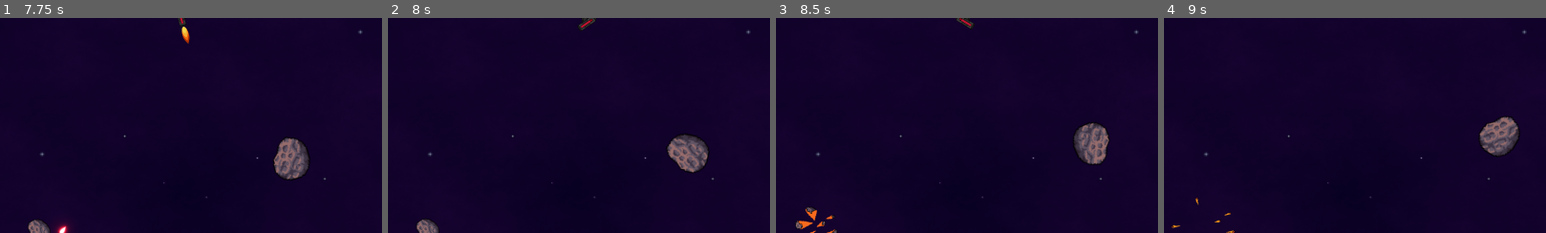
Above: before the commit, frames 1-4 (left to right).
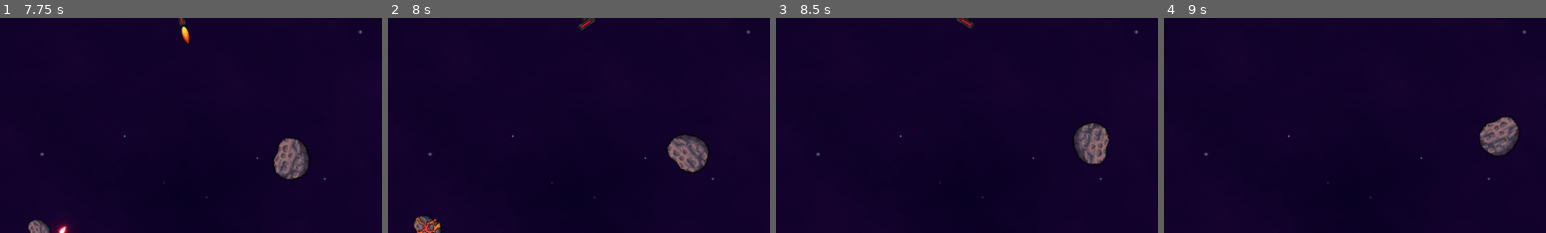
Above: after the commit, the same moments.

Repository: Akib306/Astroids_Arcade_Game
Game: Godot game, scene res://Root.tscn
Two runs of this game, one before a commit and one after it. Both use one fixed random seed, a clock stepped at 60 frames per second and the inputs below.
Inputs:
- Up to frame 1 (7.75 s): tap Enter at 0.5 s; hold Right (ui_right) 0.53-1.28 s; tap Space (ui_select) at 0.77, 1.52, 3.02, 3.77, 4.52, 6.02, 6.77, 7.52 s; hold Left (ui_left) 1.28-2.03 s; hold Right (ui_right) 2.03-3.53 s; hold Left (ui_left) 3.53-5.78 s; hold Right (ui_right) from 5.78 s (still down)
- Up to frame 2 (8 s): keep holding Right (ui_right)
- Up to frame 3 (8.5 s): release Right (ui_right) at 8.03 s; hold Left (ui_left) from 8.03 s (still down)
- Up to frame 4 (9 s): keep holding Left (ui_left)
The pictures show only the part of the screen within x 10-60%, y 50-100%; the shares and areas given below are measured in that part.

Frame 1 is identical in both runs. In frame 2, 0.4% of the frame differs, in the area x 6-14%, y 91-100%; in frame 3, 0.4%; in frame 4, less than 0.1%.

Commit message:
Added feature: Particles are emitted from the player ship (sparks/fire showing damage) when hit by an asteroid.

Diff:
--- a/asteroid.tscn
+++ b/asteroid.tscn
@@ -59,7 +59,7 @@
 }],
 "loop": false,
 "name": &"default",
-"speed": 5.0
+"speed": 12.0
 }]
 
 [node name="asteroid" type="Area2D"]
--- a/player.gd
+++ b/player.gd
@@ -11,6 +11,7 @@
 # Flags to track if animations are playing
 var warp_animation_playing = false
 var shooting_animation_playing = false
+var sparks_animation_playing = false
 
 # Called when the node enters the scene tree for the first time.
 func _ready() -> void:
@@ -25,6 +26,16 @@
 	$ShootingAnimation.visible = false
 	# Connect the animation_finished signal for shooting animation
 	$ShootingAnimation.frame_changed.connect(_on_ShootingAnimation_frame_changed)
+
+	# Ensure CollisionSparks is initially hidden
+	$CollisionSparks.visible = false
+
+	# Connect the area_entered signal
+	area_entered.connect(_on_player_area_entered)
+
+	# Connect the animation_finished signal for CollisionSparks
+	$CollisionSparks.animation_finished.connect(_on_CollisionSparks_animation_finished)
+
 
 # Called every frame. 'delta' is the elapsed time since the previous frame.
 func _process(delta: float) -> void:
@@ -154,3 +165,15 @@
 		shooting_animation_playing = false
 		$ShootingAnimation.visible = false
 		$ShootingAnimation.stop()
+
+func _on_player_area_entered(area: Area2D) -> void:
+	if area is asteroid:
+		# Play CollisionSparks animation
+		if not sparks_animation_playing:
+			sparks_animation_playing = true
+			$CollisionSparks.visible = true
+			$CollisionSparks.play("default")
+
+func _on_CollisionSparks_animation_finished():
+	sparks_animation_playing = false
+	$CollisionSparks.visible = false
--- a/player.tscn
+++ b/player.tscn
@@ -7,6 +7,43 @@
 [ext_resource type="Texture2D" uid="uid://ci07wtgxtt13o" path="res://Assets/warpAnimation.png" id="5_p112b"]
 [ext_resource type="Texture2D" uid="uid://dbqgffd25fc2o" path="res://Assets/shooting animation.png" id="6_ukyk3"]
 [ext_resource type="AudioStream" uid="uid://drm1mbhocw2hv" path="res://Assets/BulletFireAudio.mp3" id="7_d12ll"]
+[ext_resource type="Texture2D" uid="uid://dh1qa7alfshw5" path="res://Assets/sparks.png" id="8_jsntm"]
+
+[sub_resource type="AtlasTexture" id="AtlasTexture_src4y"]
+atlas = ExtResource("8_jsntm")
+region = Rect2(0, 192, 64, 64)
+
+[sub_resource type="AtlasTexture" id="AtlasTexture_uamgo"]
+atlas = ExtResource("8_jsntm")
+region = Rect2(64, 192, 64, 64)
+
+[sub_resource type="AtlasTexture" id="AtlasTexture_7xlvc"]
+atlas = ExtResource("8_jsntm")
+region = Rect2(128, 192, 64, 64)
+
+[sub_resource type="AtlasTexture" id="AtlasTexture_a8csk"]
+atlas = ExtResource("8_jsntm")
+region = Rect2(192, 192, 64, 64)
+
+[sub_resource type="SpriteFrames" id="SpriteFrames_lu0ik"]
+animations = [{
+"frames": [{
+"duration": 1.0,
+"texture": SubResource("AtlasTexture_src4y")
+}, {
+"duration": 1.0,
+"texture": SubResource("AtlasTexture_uamgo")
+}, {
+"duration": 1.0,
+"texture": SubResource("AtlasTexture_7xlvc")
+}, {
+"duration": 1.0,
+"texture": SubResource("AtlasTexture_a8csk")
+}],
+"loop": false,
+"name": &"default",
+"speed": 8.0
+}]
 
 [sub_resource type="AtlasTexture" id="AtlasTexture_41wlw"]
 atlas = ExtResource("5_p112b")
@@ -729,6 +766,12 @@
 collision_mask = 2
 script = ExtResource("1_lb68p")
 
+[node name="CollisionSparks" type="AnimatedSprite2D" parent="."]
+z_index = 2
+scale = Vector2(9.59047, 8.19212)
+sprite_frames = SubResource("SpriteFrames_lu0ik")
+autoplay = "default"
+
 [node name="PlayerSprite" type="Sprite2D" parent="."]
 texture = ExtResource("2_63nsr")
 
Not shown, added: Assets/CollisionAudio.mp3.import
Not shown: 1 places in player.tscn that only renumber resources
Not shown, added: Assets/CollisionAudio.mp3
